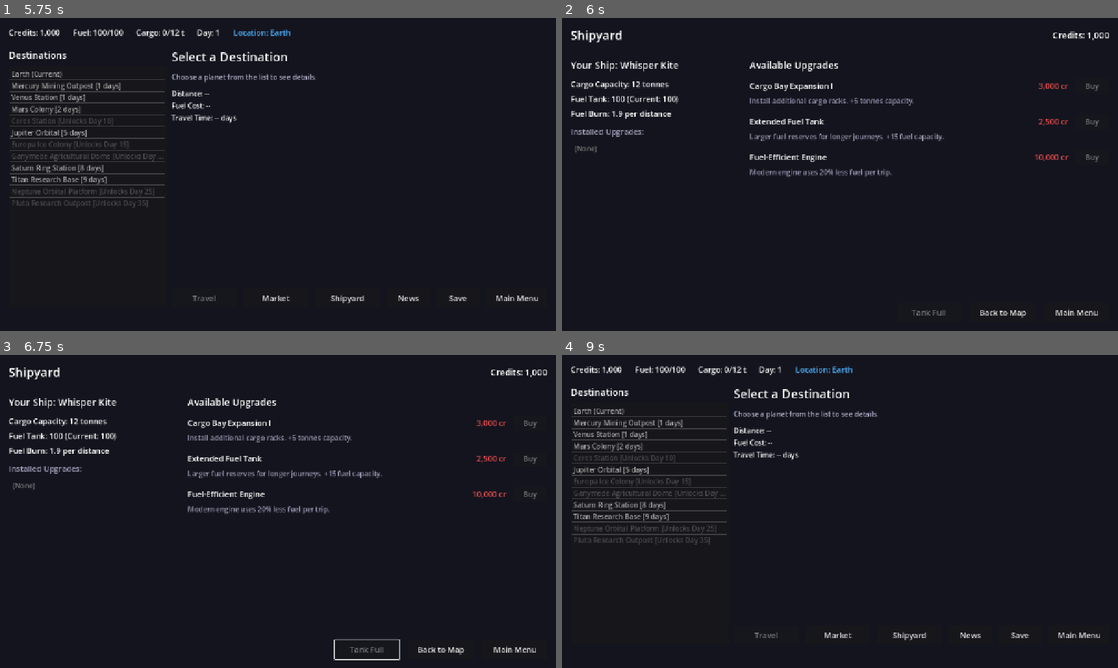
Above: before the commit, frames 1-4 (two rows, left to right).
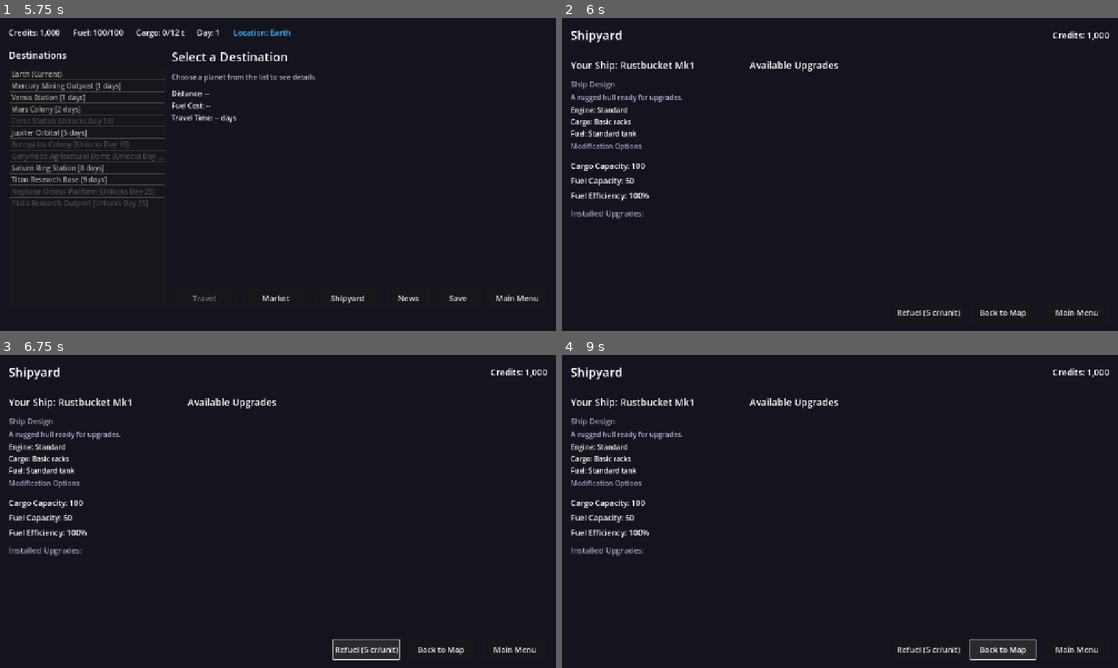
Above: after the commit, the same moments.

Repository: Eventrope/gazil
Game: Godot game, scene res://scenes/main_menu.tscn
The game is run twice, just before and just after one commit, with the same random seed, the same clock (stepped at 60 frames per second) and the same inputs.
Inputs (mouse positions are in pixels of both pictures, inside the frame that each line leads up to):
- Up to frame 1 (5.75 s): click "New Game" at 0.5 s; click "Rustbucket Relic" at 1.25 s; click "Pennyliner" at 2 s; click "Bulk Beetle" at 2.75 s; click "Whisper Kite" at 3.5 s; click "Whisper Kite" at 4.25 s; click "Select This Ship" at 5 s
- Up to frame 2 (6 s): click "Shipyard" at 5.75 s
- Up to frame 3 (6.75 s): click (366, 649) at 6.5 s, where only the run after the commit has a clickable "Refuel (5 cr/unit)"
- Up to frame 4 (9 s): click (928, 649) at 7.25 s, where only the run after the commit has a clickable "Refuel (5 cr/unit)"; click (928, 649) at 8 s, where only the run after the commit has a clickable "Refuel (5 cr/unit)"; click "Back to Map" at 8.75 s

Frame 1 is identical in both runs. In frame 2, 4.1% of the frame differs, in the area x 1-97%, y 13-96%; in frame 3, 4.1%; in frame 4, 7.0%, in the area x 1-99%, y 3-98%.
Error after the commit: Parse Error: Cannot infer the type of "entry" variable because the value doesn't have a set type. (res://scripts/shipyard.gd:51)

Commit message:
Improve shipyard design and modification view

Diff:
--- a/scenes/shipyard.tscn
+++ b/scenes/shipyard.tscn
@@ -66,6 +66,51 @@
 layout_mode = 2
 theme_override_font_sizes/font_size = 22
 text = "Your Ship: Rustbucket Mk1"
+
+[node name="DesignPanel" type="VBoxContainer" parent="MarginContainer/VBoxContainer/ContentContainer/ShipStats"]
+layout_mode = 2
+theme_override_constants/separation = 6
+
+[node name="DesignTitle" type="Label" parent="MarginContainer/VBoxContainer/ContentContainer/ShipStats/DesignPanel"]
+layout_mode = 2
+theme_override_font_sizes/font_size = 18
+theme_override_colors/font_color = Color(0.6, 0.6, 0.7, 1)
+text = "Ship Design"
+
+[node name="DesignDescription" type="Label" parent="MarginContainer/VBoxContainer/ContentContainer/ShipStats/DesignPanel"]
+layout_mode = 2
+theme_override_colors/font_color = Color(0.7, 0.7, 0.8, 1)
+text = "A rugged hull ready for upgrades."
+autowrap_mode = 2
+
+[node name="DesignStats" type="VBoxContainer" parent="MarginContainer/VBoxContainer/ContentContainer/ShipStats/DesignPanel"]
+layout_mode = 2
+theme_override_constants/separation = 4
+
+[node name="EngineDesignLabel" type="Label" parent="MarginContainer/VBoxContainer/ContentContainer/ShipStats/DesignPanel/DesignStats"]
+layout_mode = 2
+theme_override_font_sizes/font_size = 16
+text = "Engine: Standard"
+
+[node name="CargoDesignLabel" type="Label" parent="MarginContainer/VBoxContainer/ContentContainer/ShipStats/DesignPanel/DesignStats"]
+layout_mode = 2
+theme_override_font_sizes/font_size = 16
+text = "Cargo: Basic racks"
+
+[node name="FuelDesignLabel" type="Label" parent="MarginContainer/VBoxContainer/ContentContainer/ShipStats/DesignPanel/DesignStats"]
+layout_mode = 2
+theme_override_font_sizes/font_size = 16
+text = "Fuel: Standard tank"
+
+[node name="ModOptionsLabel" type="Label" parent="MarginContainer/VBoxContainer/ContentContainer/ShipStats/DesignPanel"]
+layout_mode = 2
+theme_override_font_sizes/font_size = 16
+theme_override_colors/font_color = Color(0.6, 0.6, 0.7, 1)
+text = "Modification Options"
+
+[node name="ModOptionsList" type="VBoxContainer" parent="MarginContainer/VBoxContainer/ContentContainer/ShipStats/DesignPanel"]
+layout_mode = 2
+theme_override_constants/separation = 4
 
 [node name="StatsContainer" type="VBoxContainer" parent="MarginContainer/VBoxContainer/ContentContainer/ShipStats"]
 layout_mode = 2
--- a/scripts/shipyard.gd
+++ b/scripts/shipyard.gd
@@ -4,6 +4,11 @@
 
 @onready var credits_label: Label = $MarginContainer/VBoxContainer/Header/CreditsLabel
 @onready var ship_title: Label = $MarginContainer/VBoxContainer/ContentContainer/ShipStats/ShipTitle
+@onready var design_description: Label = $MarginContainer/VBoxContainer/ContentContainer/ShipStats/DesignPanel/DesignDescription
+@onready var engine_design_label: Label = $MarginContainer/VBoxContainer/ContentContainer/ShipStats/DesignPanel/DesignStats/EngineDesignLabel
+@onready var cargo_design_label: Label = $MarginContainer/VBoxContainer/ContentContainer/ShipStats/DesignPanel/DesignStats/CargoDesignLabel
+@onready var fuel_design_label: Label = $MarginContainer/VBoxContainer/ContentContainer/ShipStats/DesignPanel/DesignStats/FuelDesignLabel
+@onready var mod_options_list: VBoxContainer = $MarginContainer/VBoxContainer/ContentContainer/ShipStats/DesignPanel/ModOptionsList
 @onready var cargo_stat: Label = $MarginContainer/VBoxContainer/ContentContainer/ShipStats/StatsContainer/CargoStat
 @onready var fuel_cap_stat: Label = $MarginContainer/VBoxContainer/ContentContainer/ShipStats/StatsContainer/FuelCapStat
 @onready var efficiency_stat: Label = $MarginContainer/VBoxContainer/ContentContainer/ShipStats/StatsContainer/EfficiencyStat
@@ -22,13 +27,63 @@
 	credits_label.text = "Credits: %s" % _format_number(player.credits)
 
 	ship_title.text = "Your Ship: %s" % ship.ship_name
+	design_description.text = ship.description
 	cargo_stat.text = "Cargo Capacity: %d tonnes" % ship.cargo_tonnes
 	fuel_cap_stat.text = "Fuel Tank: %d (Current: %d)" % [ship.fuel_tank, player.fuel]
 	efficiency_stat.text = "Fuel Burn: %.1f per distance" % ship.fuel_burn_per_distance
 
+	_update_design_overview()
 	_update_installed_list()
 	_update_upgrade_list()
 	_update_refuel_button()
+
+func _update_design_overview() -> void:
+	for child in mod_options_list.get_children():
+		child.queue_free()
+
+	var ship := GameState.player.ship
+	engine_design_label.text = "Engine: %.1f burn/ly" % ship.fuel_burn_per_distance
+	cargo_design_label.text = "Cargo: %d tonnes max" % ship.cargo_tonnes
+	fuel_design_label.text = "Fuel: %d tank capacity" % ship.fuel_tank
+
+	var categorized := _get_modification_categories()
+	for category in categorized:
+		var entry := categorized[category]
+		var label := Label.new()
+		label.text = "%s: %s" % [category, entry]
+		label.add_theme_font_size_override("font_size", 15)
+		mod_options_list.add_child(label)
+
+func _get_modification_categories() -> Dictionary:
+	var ship := GameState.player.ship
+	var result: Dictionary = {
+		"Engine": [],
+		"Cargo": [],
+		"Fuel": []
+	}
+	for upgrade in DataRepo.get_all_upgrades():
+		var effects: Dictionary = upgrade.get("effects", {})
+		var upgrade_name: String = upgrade.get("name", "Unknown")
+		var upgrade_cost: int = upgrade.get("cost", 0)
+		var status := "Available"
+		if ship.has_upgrade(upgrade.get("id", "")):
+			status = "Installed"
+		var entry := "%s (%s, %d cr)" % [upgrade_name, status, upgrade_cost]
+		if effects.has("fuel_burn_modifier"):
+			result["Engine"].append(entry)
+		if effects.has("cargo_tonnes"):
+			result["Cargo"].append(entry)
+		if effects.has("fuel_tank"):
+			result["Fuel"].append(entry)
+
+	var formatted: Dictionary = {}
+	for category in result:
+		var options: Array = result[category]
+		if options.is_empty():
+			formatted[category] = "No upgrades yet"
+		else:
+			formatted[category] = ", ".join(options)
+	return formatted
 
 func _update_installed_list() -> void:
 	for child in installed_list.get_children():
